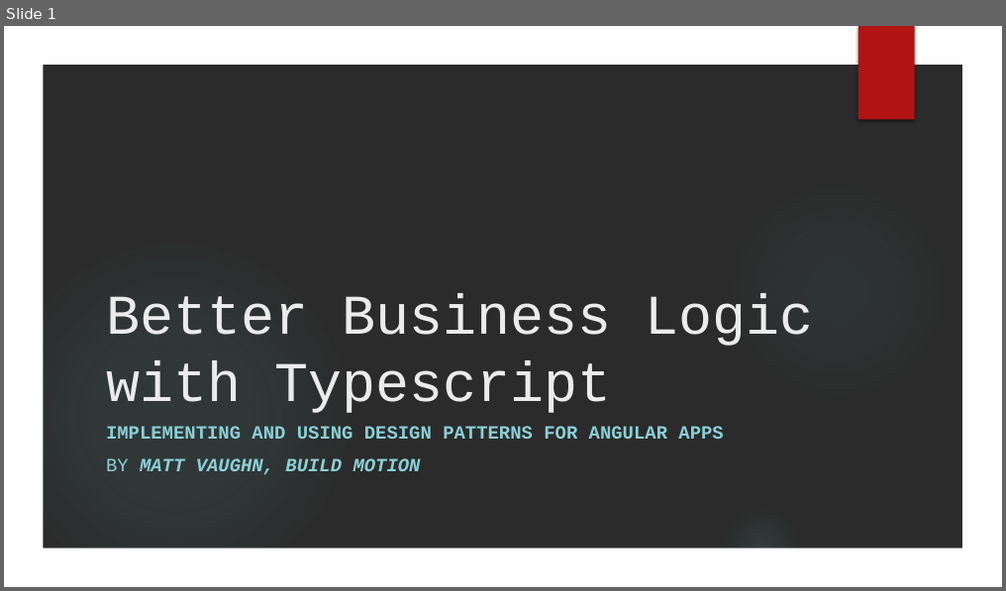
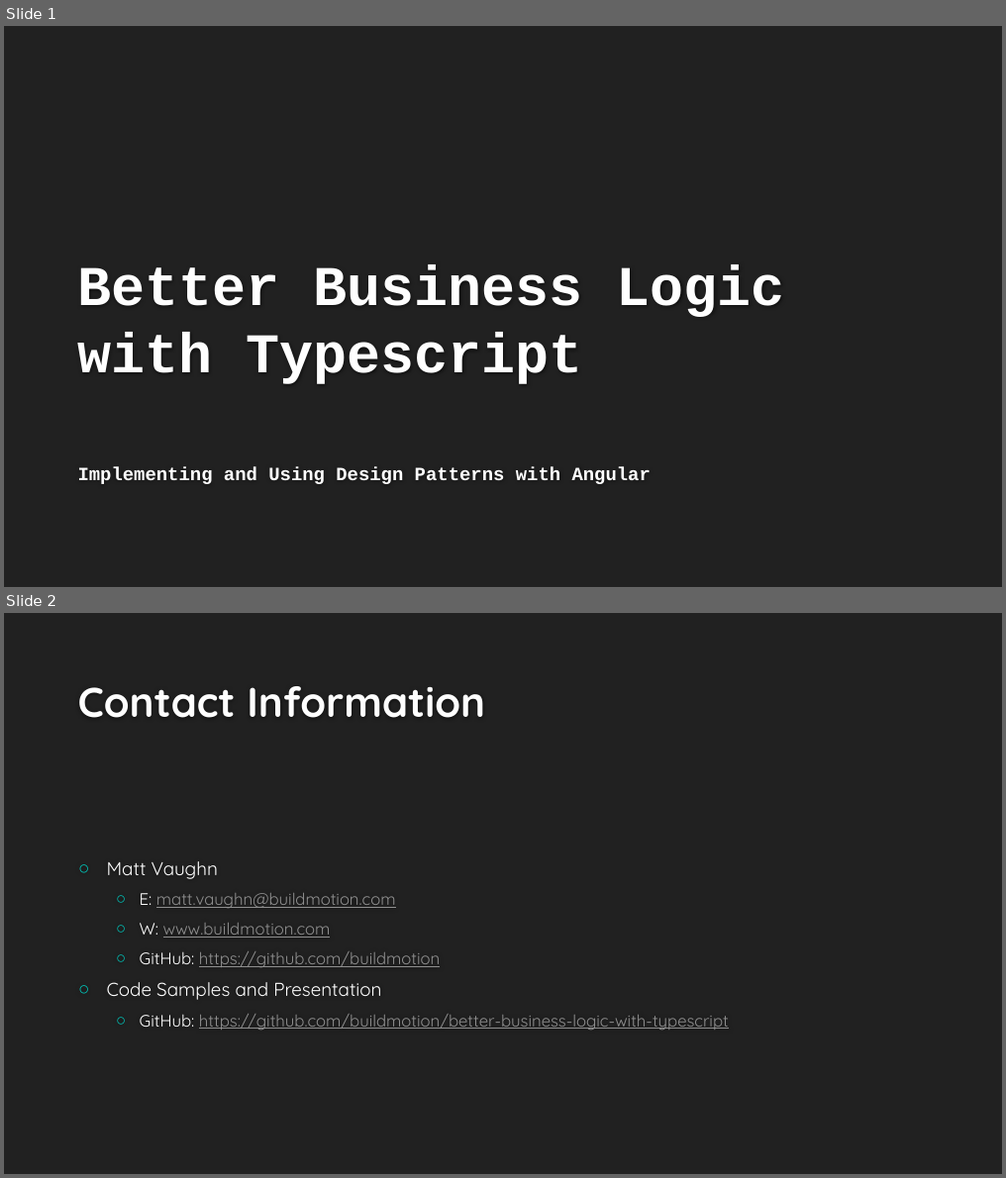
Before and after one commit to buildmotion/better-business-logic-with-typescript, a slide deck: Presentation/Better Business Logic with Typescript.pptx. Shown one above the other, each under a label of ours: slide 1 before the commit, slides 1 and 2 after it. The pictures are 1006x591 and 1006x1178 pixels, drawn with LibreOffice and Linux fonts; fonts in the diff are those of the drawing; background and template pictures are left out; a plain dark background stands for a picture behind light text. Boxes give left, top, right and bottom in pixels: in the first picture for what was removed or moved away, otherwise in the second. Text is boxed around its words. In the diff, an @@ line names an element or a change of style, - is before the commit and + after.

```diff
--- a/Presentation/Better Business Logic with Typescript.pptx
+++ b/Presentation/Better Business Logic with Typescript.pptx
@@ slide 2 added at [4, 613, 1002, 1174], background #212121 @@
@@ title added at [78, 686, 485, 718], 40 pt, text #FEFEFE, bold @@
+Contact Information
@@ text added at [107, 861, 729, 1030], 16 pt, text #8F8F8F, underline @@
+○ Matt Vaughn
+  ○ E: matt.vaughn@buildmotion.com
+  ○ W: www.buildmotion.com
+  ○ GitHub: https://github.com/buildmotion
+○ Code Samples and Presentation
+  ○ GitHub: https://github.com/buildmotion/better-business-logic-with-typescript
@@ slide 1 changed as well @@
@@ background picture (left out) to #212121 @@
@@ group removed at [4, 26, 1002, 587]: 3 ellipses, 1 freeform shape @@
@@ rectangle removed at [858, 26, 915, 120] @@
@@ title "Better Business Logic with Typescript": place and size @@
-title "Better Business Logic with Typescript" at [106, 294, 813, 413]
+title "Better Business Logic with Typescript" at [78, 265, 785, 384]
@@ title "Better Business Logic with Typescript" at [78, 265, 785, 384]: text colour #EBEBEB to #FEFEFE, bold on @@
@@ subtitle at [78, 468, 650, 484]: text changed; text colour #8AD0D6 to #FFFFFF @@
-IMPLEMENTING AND USING DESIGN PATTERNS FOR ANGULAR APPS
-BY MATT VAUGHN, BUILD MOTION
+Implementing and Using Design Patterns with Angular
```
Also in this commit, not shown: 10 other slides changed.
